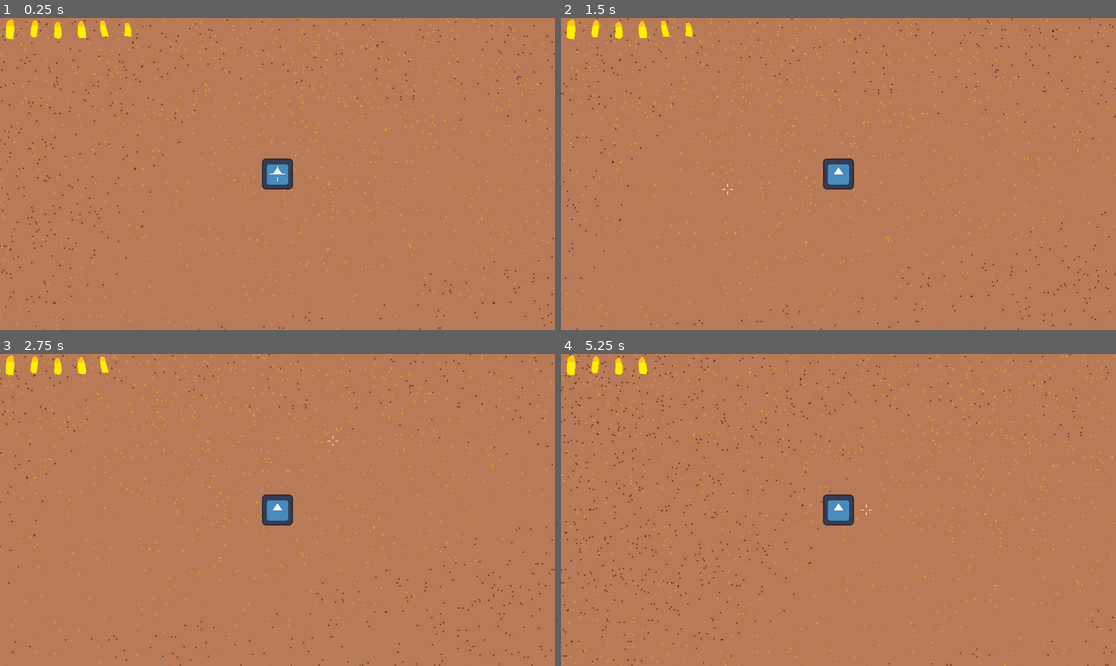
Above: before the commit, frames 1-4 (two rows, left to right).
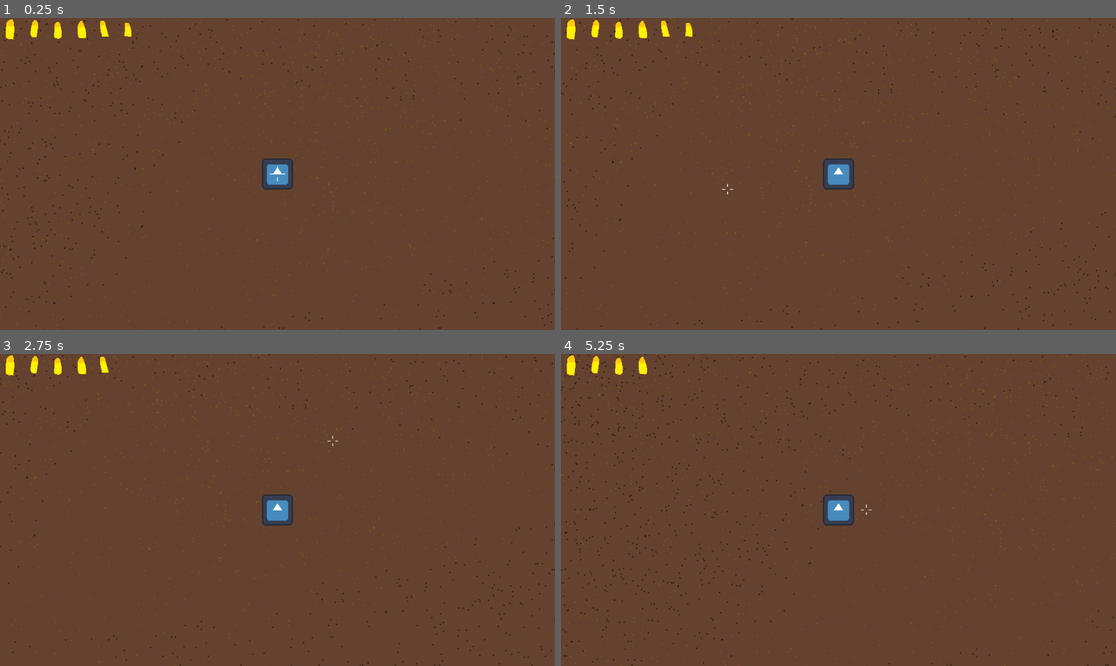
Above: after the commit, the same moments.

Repository: Niimphu/quickdraw
Game: Godot game, scene res://test.tscn
The game is run twice, just before and just after one commit, with the same random seed, the same clock (stepped at 60 frames per second) and the same inputs. The engine's default icon, where the game draws it, is replaced by a stand-in: a white triangle on a blue panel in a dark square.
Inputs (mouse positions are in pixels of both pictures, inside the frame that each line leads up to):
- Up to frame 1 (0.25 s): no input
- Up to frame 2 (1.5 s): tap Enter at 0.5 s; hold D (right) 0.53-1.28 s; hold Mouse wheel down (scroll_down) 0.53-1.28 s; move the mouse to (727, 189) at 1.27 s; hold S (down) from 1.28 s (still down); tap Mouse wheel up (scroll_up) at 1.35 s
- Up to frame 3 (2.75 s): move the mouse to (333, 441) at 2.02 s; release S (down) at 2.03 s; press the mouse at (333, 441) at 2.03 s; hold D (right) from 2.03 s (still down)
- Up to frame 4 (5.25 s): move the mouse to (810, 572) at 2.77 s; release D (right) at 2.78 s; release the mouse at (810, 572) at 2.78 s; hold W (up) 2.78-3.53 s; tap Mouse wheel down (scroll_down) at 2.85 s; move the mouse to (1005, 556) at 3.52 s; hold Mouse wheel up (scroll_up) 3.53-4.28 s; hold A (left) 3.53-5.03 s; move the mouse to (672, 463) at 4.27 s; click (672, 463) at 4.35 s; move the mouse to (866, 510) at 5.02 s; hold S (down) from 5.03 s (still down); hold Mouse wheel down (scroll_down) from 5.03 s (still down)

The runs differ from the first frame. In frame 1, 99% of the frame differs, in the area x 0-100%, y 0-100%; in frame 2, 99%; in frame 3, 99%; in frame 4, 99%.

Commit message:
reduce bg brightness

Diff:
--- a/test.tscn
+++ b/test.tscn
@@ -13,6 +13,7 @@
 Player = NodePath("Player")
 
 [node name="Background" type="Sprite2D" parent="." unique_id=332655151]
+modulate = Color(0.54, 0.54, 0.54, 1)
 position = Vector2(703, 351)
 scale = Vector2(2, 2)
 texture = ExtResource("2_ykrsh")
